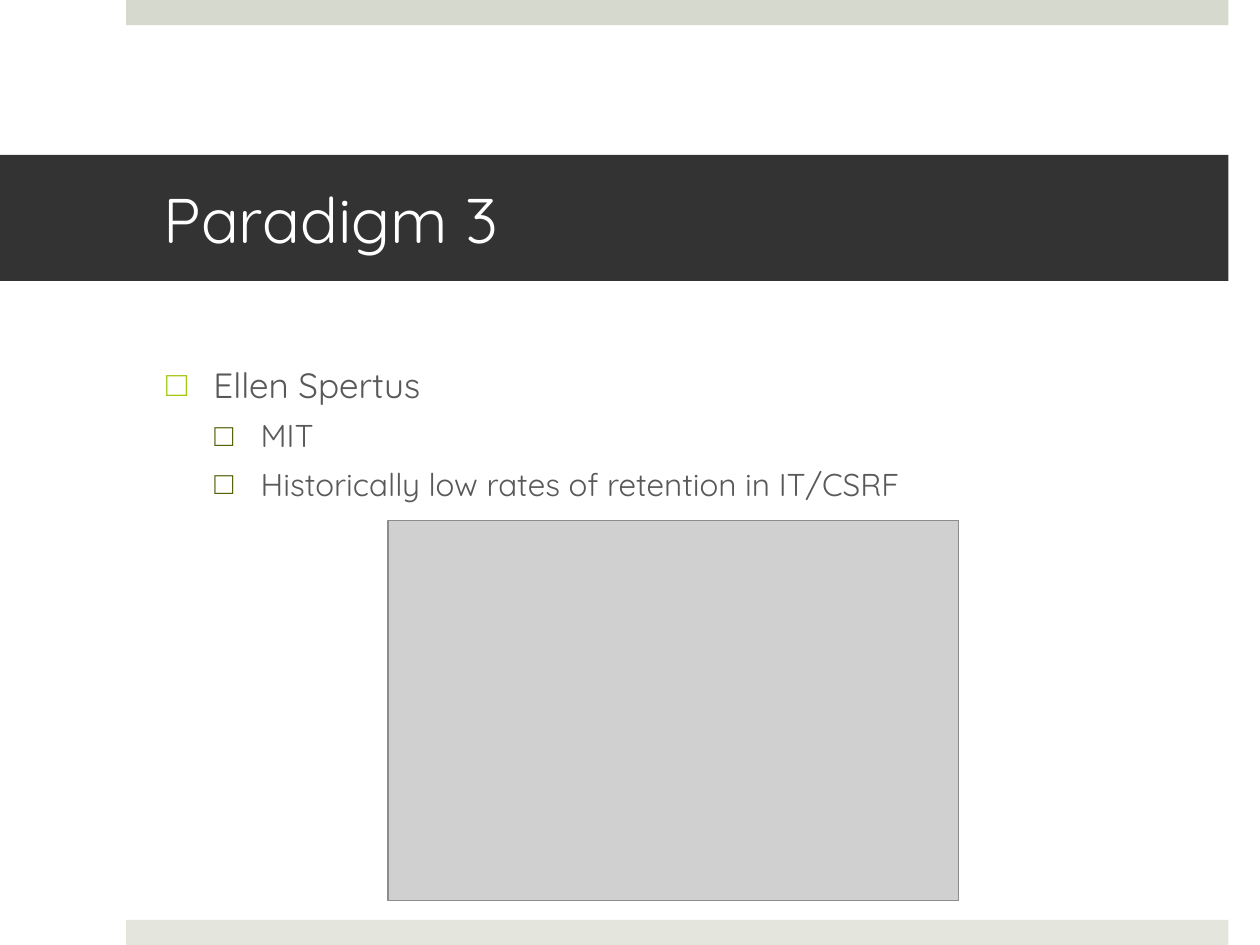
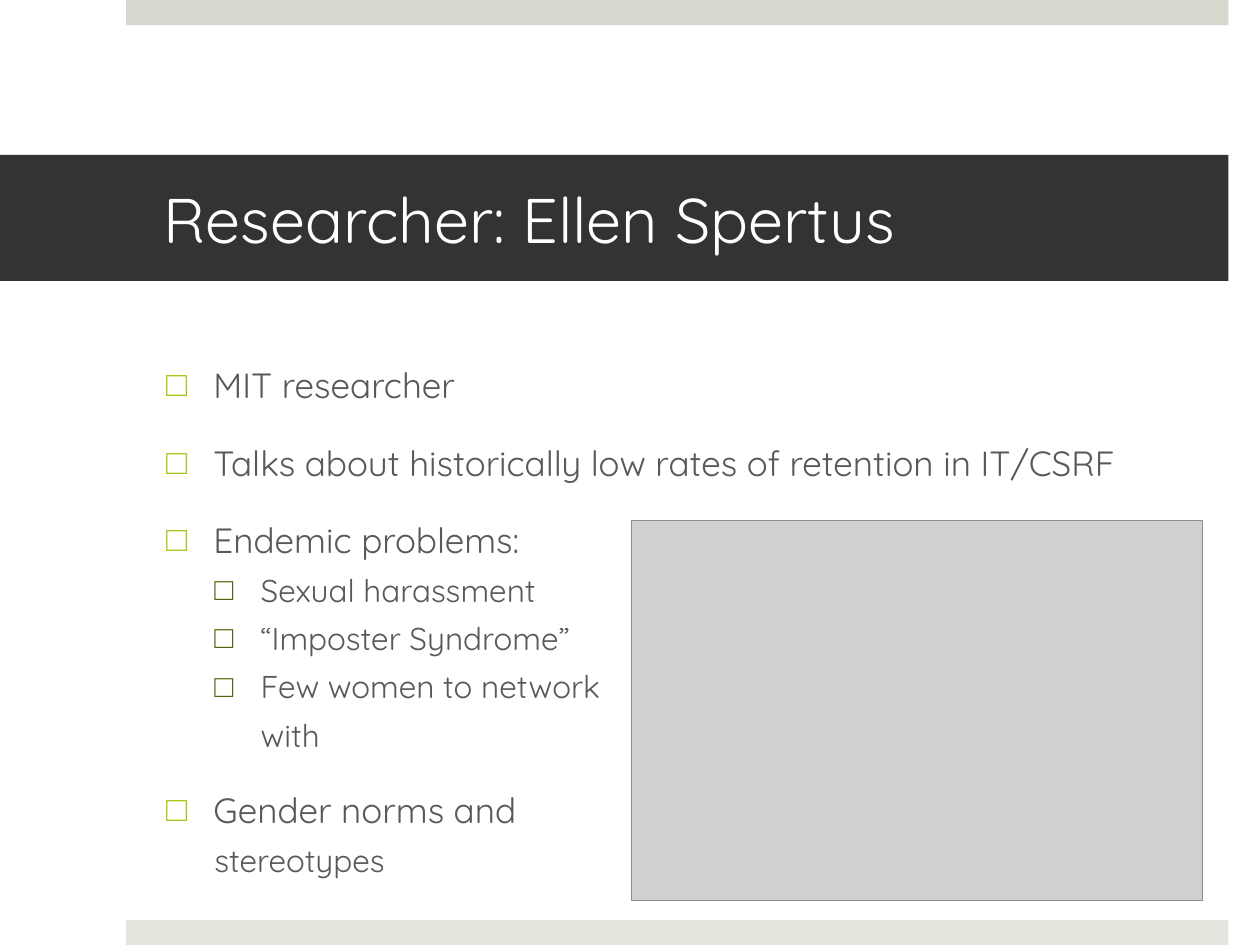
Before and after one commit to NaeemH/WomenInCS, a slide deck: slide 8 of Peer Review/NH_Peer_Review_Assignment_4.pptx (slide 7 before the commit). Drawn at 1260x945 pixels with LibreOffice and Linux fonts; fonts in the diff are those of the drawing; grey boxes stand for pictures. Boxes give left, top, right and bottom in pixels: in the first picture for what was removed or moved away, otherwise in the second. Text is boxed around its words. In the diff, an @@ line names an element or a change of style, - is before the commit and + after.

```diff
--- a/Peer Review/NH_Peer_Review_Assignment_4.pptx
+++ b/Peer Review/NH_Peer_Review_Assignment_4.pptx
@@ title at [164,196,894,256]: text changed @@
-Paradigm 3
+Researcher: Ellen Spertus
@@ text at [213,372,1115,879]: text changed; size 18 to 20 pt @@
-□ Ellen Spertus
-  □ MIT
-  □ Historically low rates of retention in IT/CSRF
+□ MIT researcher
+□ Talks about historically low rates of retention in IT/CSRF
+□ Endemic problems:
+  □ Sexual harassment
+  □ “Imposter Syndrome”
+  □ Few women to network
+    with
+□ Gender norms and
+  stereotypes
@@ picture: place and size @@
-picture at [388,520,959,901]
+picture at [631,520,1202,901]
```
Also in this commit, not shown: 11 other slides changed, 2 slides added, 3 other files.
